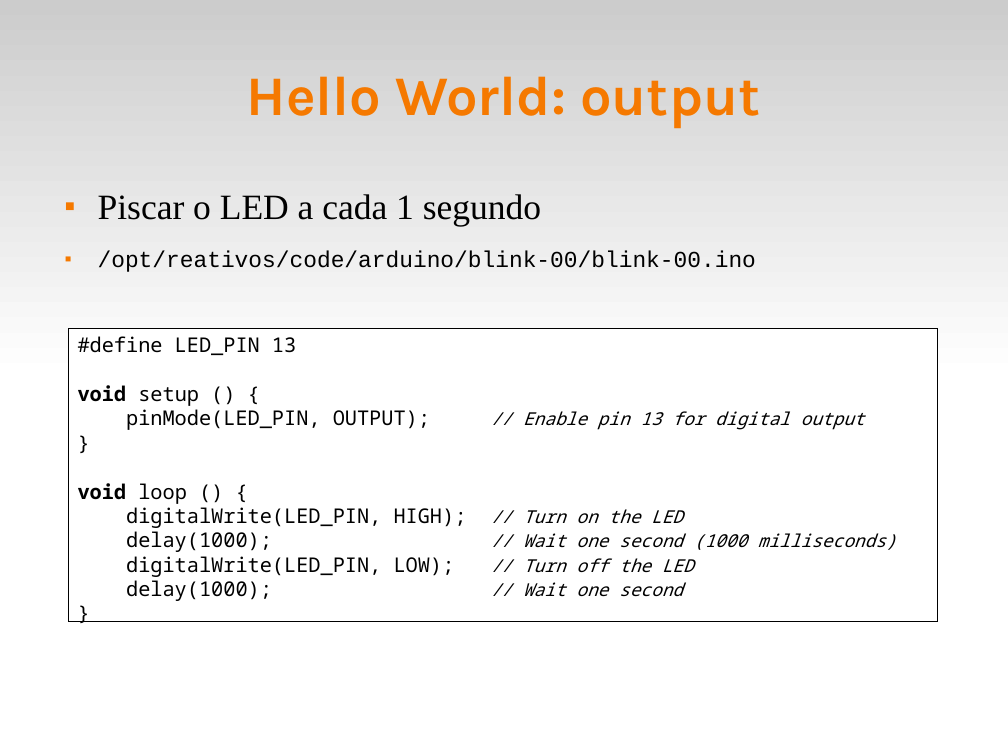
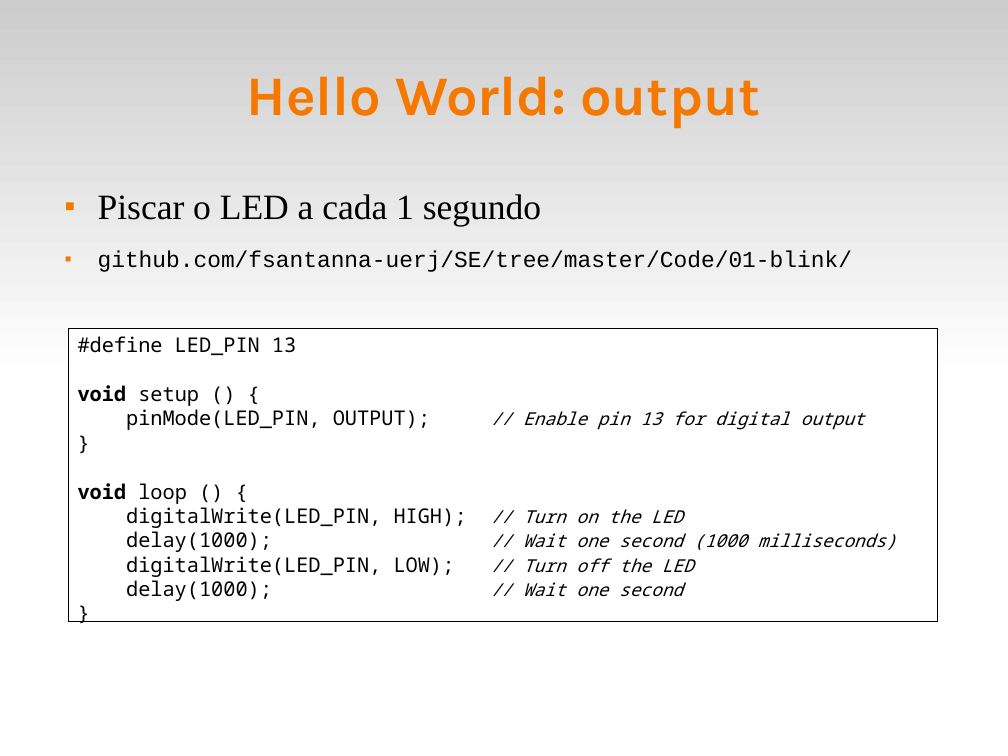
Before and after one commit to fsantanna-uerj/SE, a slide deck: slide 6 of Slides/se-01-arduino.odp (slide 8 before the commit). Drawn at 1008x756 pixels with LibreOffice and Linux fonts; fonts in the diff are those of the drawing. Boxes give left, top, right and bottom in pixels: in the first picture for what was removed or moved away, otherwise in the second. Text is boxed around its words. In the diff, an @@ line names an element or a change of style, - is before the commit and + after.

Commit message:
(>) slides

```diff
--- a/Slides/se-01-arduino.odp
+++ b/Slides/se-01-arduino.odp
@@ text at [98, 251, 852, 272]: text changed @@
-■ /opt/reativos/code/arduino/blink-00/blink-00.ino
+■ github.com/fsantanna-uerj/SE/tree/master/Code/01-blink/
```
Also in this commit, not shown: 3 other slides changed, 7 slides removed, 3 other files.
